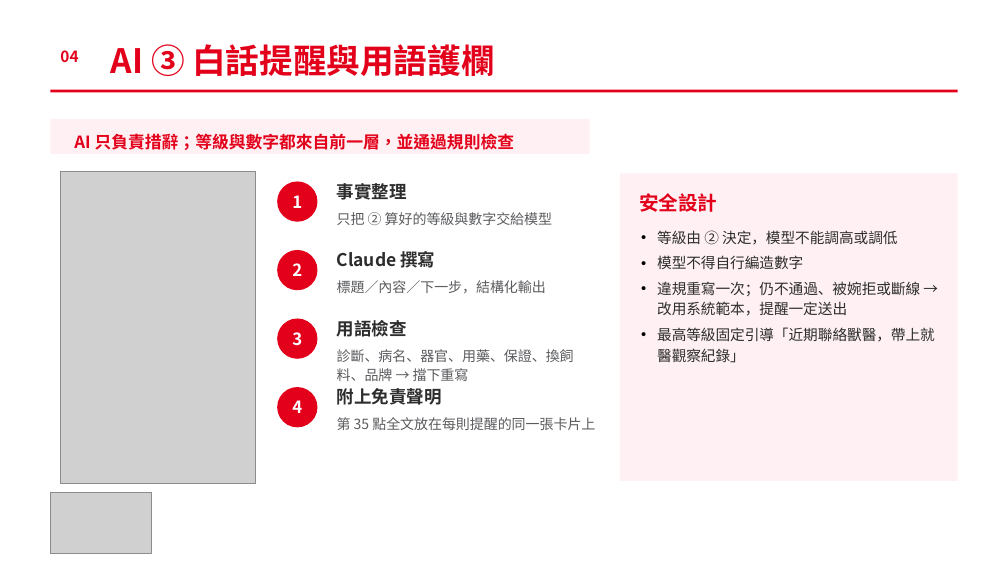
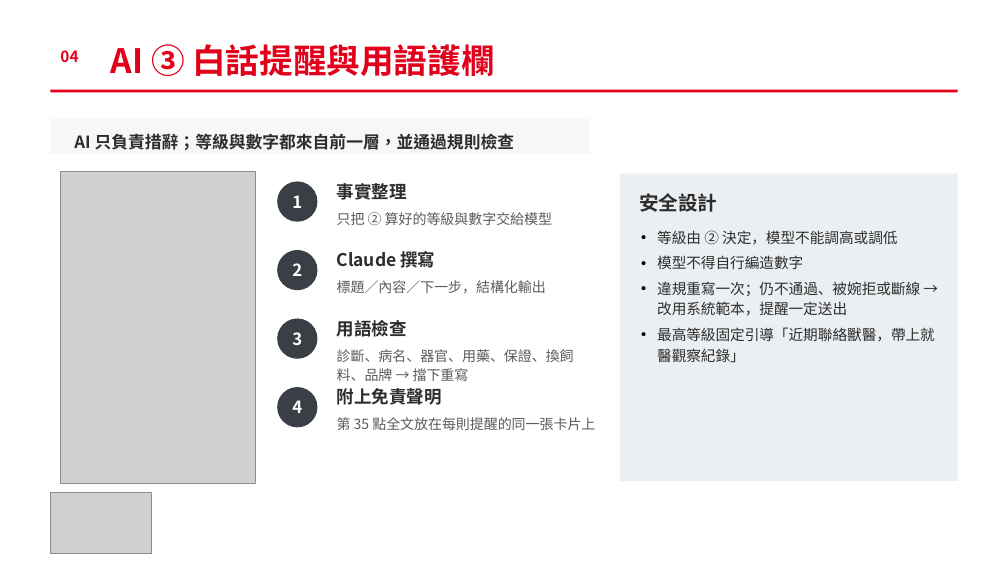
Before and after one commit to ammieliu-jpg/AI_animal, a slide deck: slide 10 of docs/proposal/PetSentinel_proposal.pptx. Drawn at 1008x567 pixels with LibreOffice and Linux fonts; fonts in the diff are those of the drawing; grey boxes stand for pictures. Boxes give left, top, right and bottom in pixels: in the first picture for what was removed or moved away, otherwise in the second. Text is boxed around its words. In the diff, an @@ line names an element or a change of style, - is before the commit and + after.

```diff
--- a/docs/proposal/PetSentinel_proposal.pptx
+++ b/docs/proposal/PetSentinel_proposal.pptx
@@ rectangle at bbox=[50, 119, 590, 154]: fill #FFF1F3 to #F6F7F8 @@
@@ text "AI 只負責措辭；等級與數字都來自前一層，並通過規則檢查" at bbox=[74, 133, 515, 150]: text colour #E2001A to #2D2D2D @@
@@ rectangle at bbox=[620, 173, 958, 481]: fill #FFF1F3 to #ECEFF2 @@
@@ text "安全設計" at bbox=[639, 193, 717, 212]: text colour #E2001A to #2D2D2D @@
@@ fill #E2001A to #3A3F45 in 4 elements at bbox=[277, 181, 318, 222], bbox=[277, 250, 318, 290], bbox=[277, 319, 318, 359], bbox=[277, 387, 318, 427] @@
```
Also in this commit, not shown: 14 other slides changed, 2 other files.
